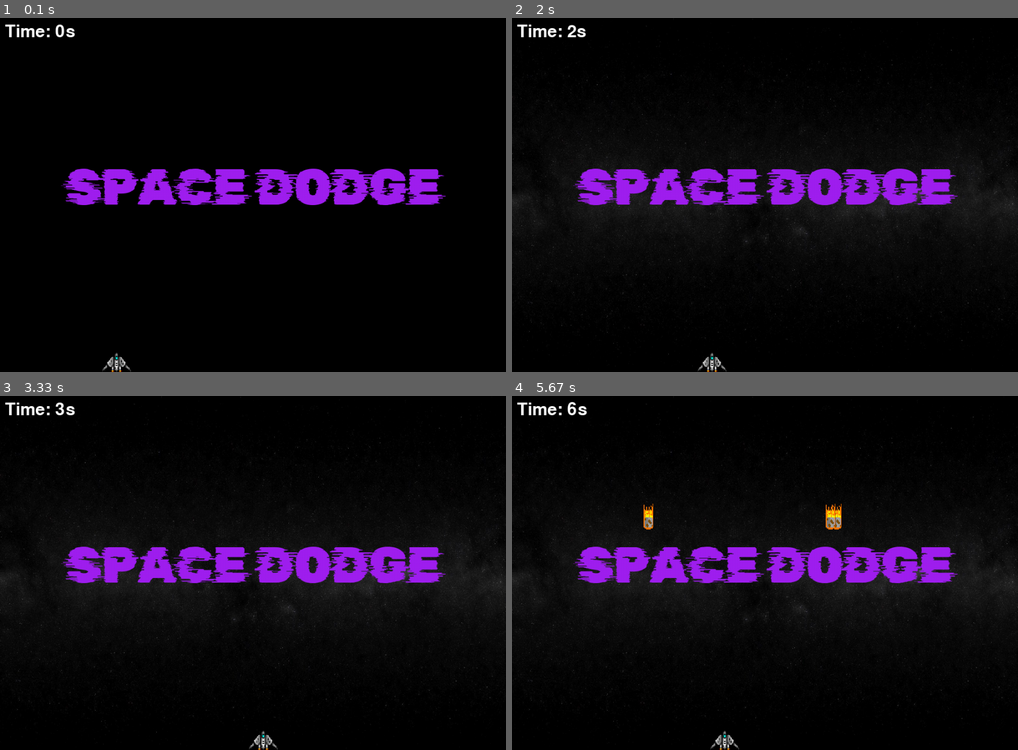
Above: before the commit, frames 1-4 (two rows, left to right).
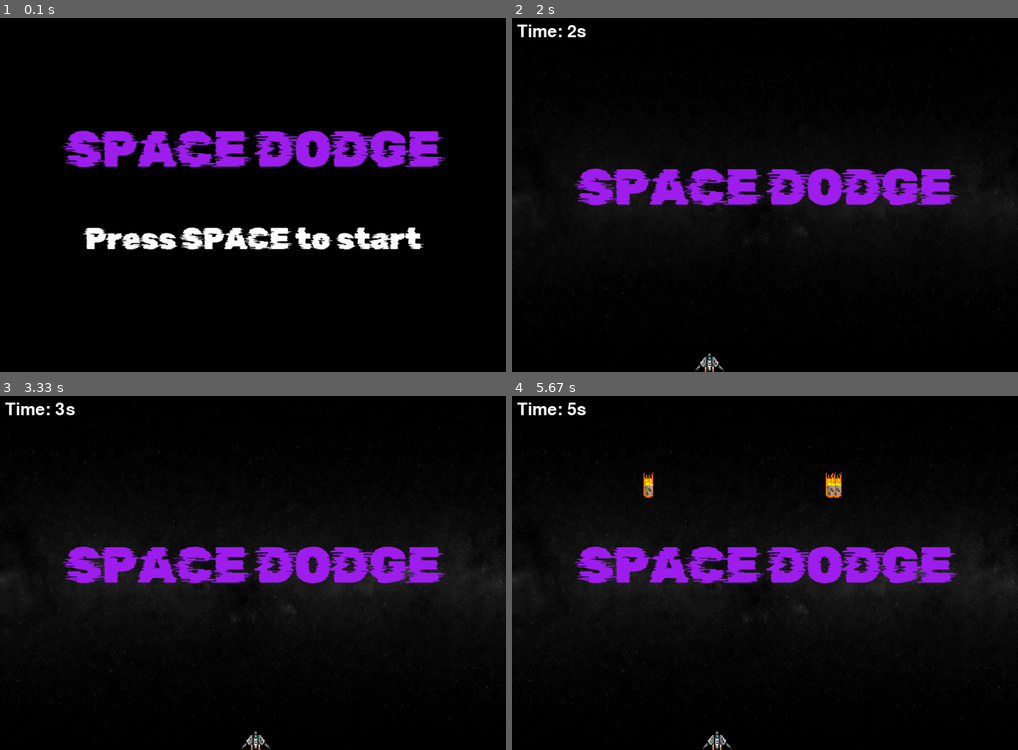
Above: after the commit, the same moments.

Repository: OmarHesham2356/PyGame-Project
Game: pygame game, started from PyGame-Project-main/3.py
Same seed, same stepped clock (60 frames per second), same inputs: the game is played once before the commit and once after it.
Inputs:
- Up to frame 1 (0.1 s): no input
- Up to frame 2 (2 s): tap Space at 0.33, 0.73, 1.03, 1.23, 1.53, 1.73 s; hold Right 0.67-1.13 s; hold Right 1.17-1.63 s; hold Right from 1.67 s (still down)
- Up to frame 3 (3.33 s): tap Space at 2.03, 2.3, 2.73, 3.03 s; release Right at 2.2 s; hold Left 2.23-2.63 s; hold Right 2.67-3.3 s
- Up to frame 4 (5.67 s): hold Left 3.33-3.8 s; tap Space at 3.4, 3.7, 3.9, 4.2, 4.4, 4.7, 4.9, 5.2, 5.47 s; hold Right 3.83-4.3 s; hold Right 4.33-4.8 s; hold Left 4.83-5.37 s; hold Left from 5.4 s (still down)

The runs differ from the first frame. In frame 1, 14% of the frame differs, in the area x 1-89%, y 1-100%; in frame 2, 0.2%; in frame 3, 0.2%; in frame 4, 0.9%.

Commit message:
this is the backup version

Diff:
--- a/PyGame-Project-main/3.py
+++ b/PyGame-Project-main/3.py
@@ -1,11 +1,8 @@
 import pygame
-from pygame import mixer
 import time
 import random
 import sys
 
-pygame.mixer.pre_init(44100, -16, 2, 512)
-mixer.init()
 pygame.font.init()
 
 WIDTH, HEIGHT = 1000, 700
@@ -14,9 +11,6 @@
 
 BG = pygame.transform.scale(pygame.image.load("Bg.jpg"), (WIDTH, HEIGHT))
 transition_surface = pygame.Surface((WIDTH, HEIGHT), pygame.SRCALPHA)
-
-sound_sfx = pygame.mixer.Sound("2.wav")
-sound_sfx.set_volume(0.5)
 
 FONT1 = pygame.font.Font("1.ttf", 100)
 
@@ -82,7 +76,33 @@
                     pygame.quit()
                     sys.exit()
 
+def startup_menu():
+    menu_font = pygame.font.Font("1.ttf", 60)
+    title_font = pygame.font.Font("1.ttf", 100)
+
+    title_text = title_font.render("SPACE DODGE", 1, "purple")
+    start_text = menu_font.render("Press SPACE to start", 1, "white")
+
+    title_pos = (WIDTH // 2 - title_text.get_width() // 2, 200)
+    start_pos = (WIDTH // 2 - start_text.get_width() // 2, 400)
+
+    WIN.blit(title_text, title_pos)
+    WIN.blit(start_text, start_pos)
+
+    pygame.display.update()
+
+    waiting = True
+    while waiting:
+        for event in pygame.event.get():
+            if event.type == pygame.QUIT:
+                pygame.quit()
+                sys.exit()
+            elif event.type == pygame.KEYDOWN:
+                if event.key == pygame.K_SPACE:
+                    waiting = False
+
 def main():
+    startup_menu()
     run = True
     transition_alpha = 260
     player = pygame.Rect(200, HEIGHT - PLAYER_HEIGHT, PLAYER_WIDTH, PLAYER_HEIGHT)
@@ -135,7 +155,6 @@
                 break
 
         if hit:
-            sound_sfx.play()
             elapsed_time = get_elapsed_time(start_time)
             lost_text = FONT.render(f"You Lost :( Your Score: {elapsed_time}s", 1, "red")
             lost_text_pos = (320, 300)
